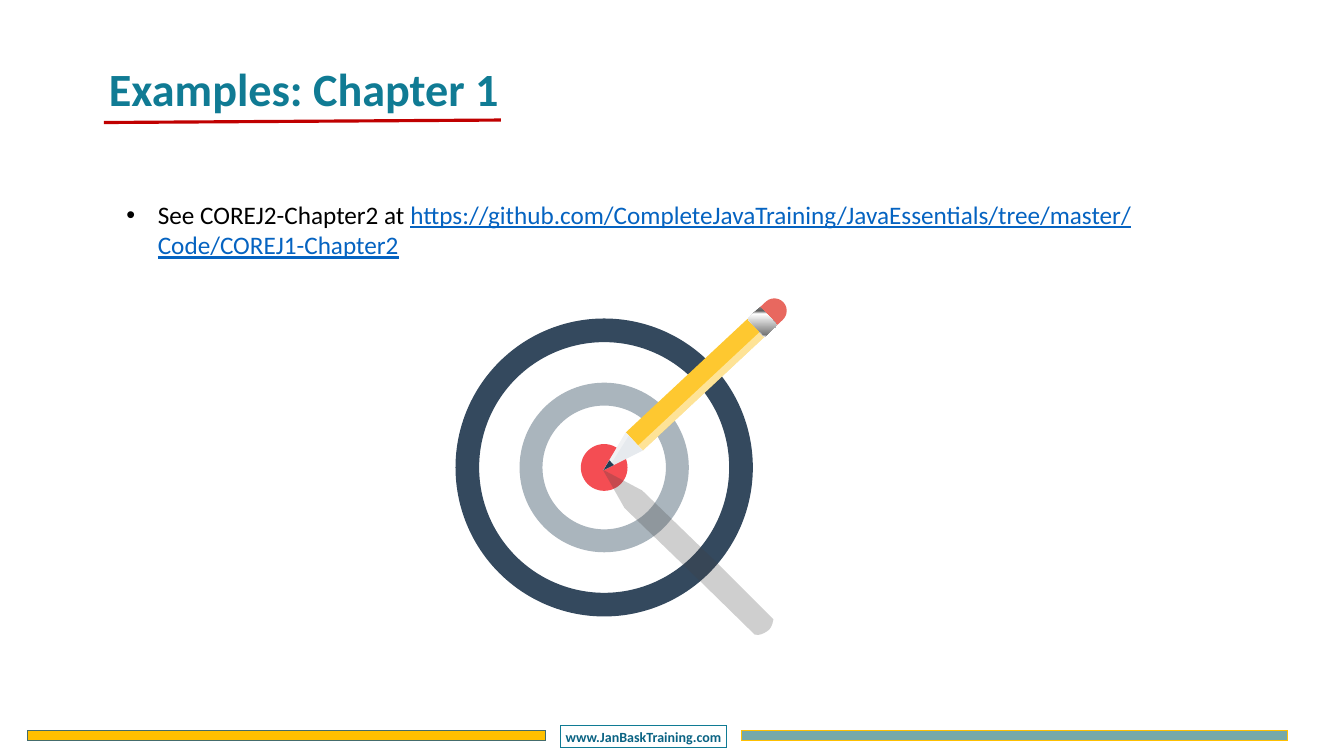
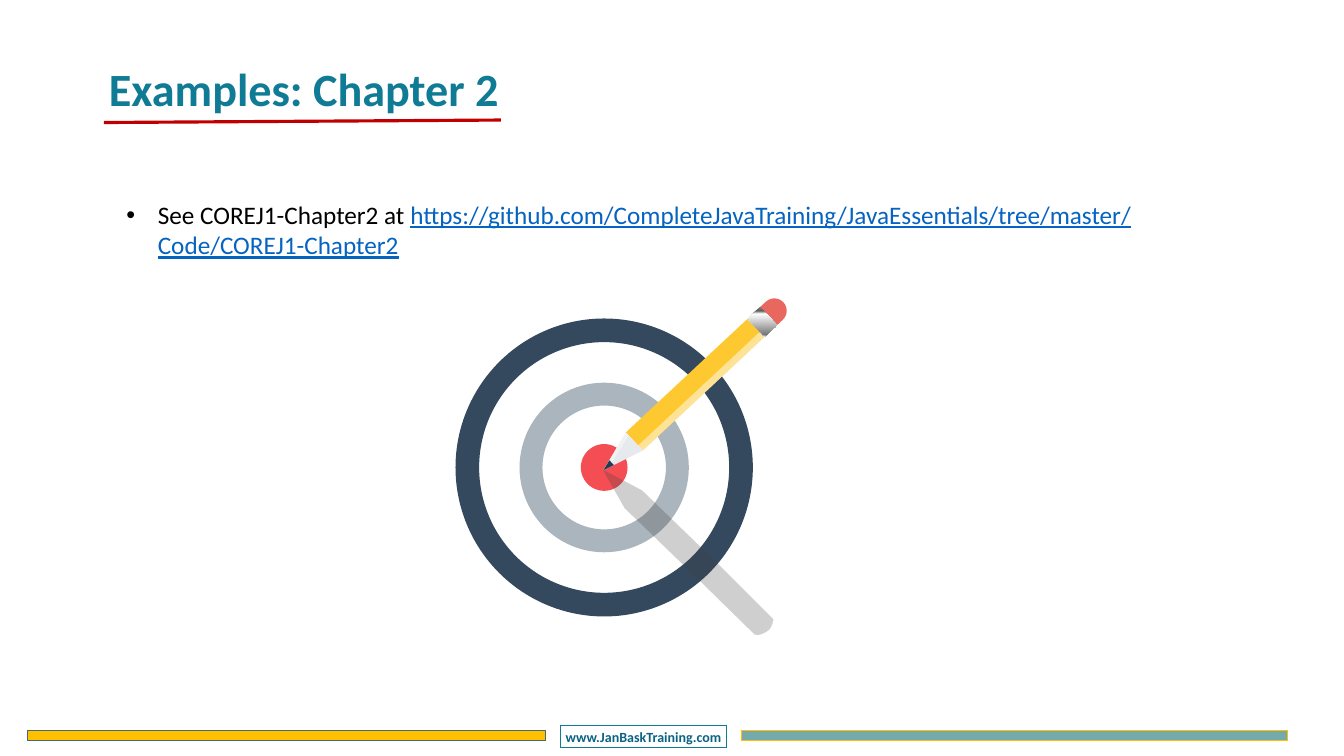
Before and after one commit to CompleteJavaTraining/JavaEssentials, a slide deck: slide 18 of slides/COREJ1/COREJ1 - Chapter2.pptx. Drawn at 1344x756 pixels with LibreOffice and Linux fonts; fonts in the diff are those of the drawing; background and template pictures are left out. Boxes give left, top, right and bottom in pixels: in the first picture for what was removed or moved away, otherwise in the second. Text is boxed around its words. In the diff, an @@ line names an element or a change of style, - is before the commit and + after.

Commit message:
finished chapter 3

```diff
--- a/slides/COREJ1/COREJ1 - Chapter2.pptx
+++ b/slides/COREJ1/COREJ1 - Chapter2.pptx
@@ text at (x1=109, y1=73, x2=498, y2=114): text changed @@
-Examples: Chapter 1
+Examples: Chapter 2
@@ text at (x1=158, y1=206, x2=1130, y2=259): text changed @@
-• See COREJ2-Chapter2 at https://github.com/CompleteJavaTraining/JavaEssentials/tree/master/Code/COREJ1-Chapter2
+• See COREJ1-Chapter2 at https://github.com/CompleteJavaTraining/JavaEssentials/tree/master/Code/COREJ1-Chapter2
```
Also in this commit, not shown: 2 other slides changed, 8 other files.
